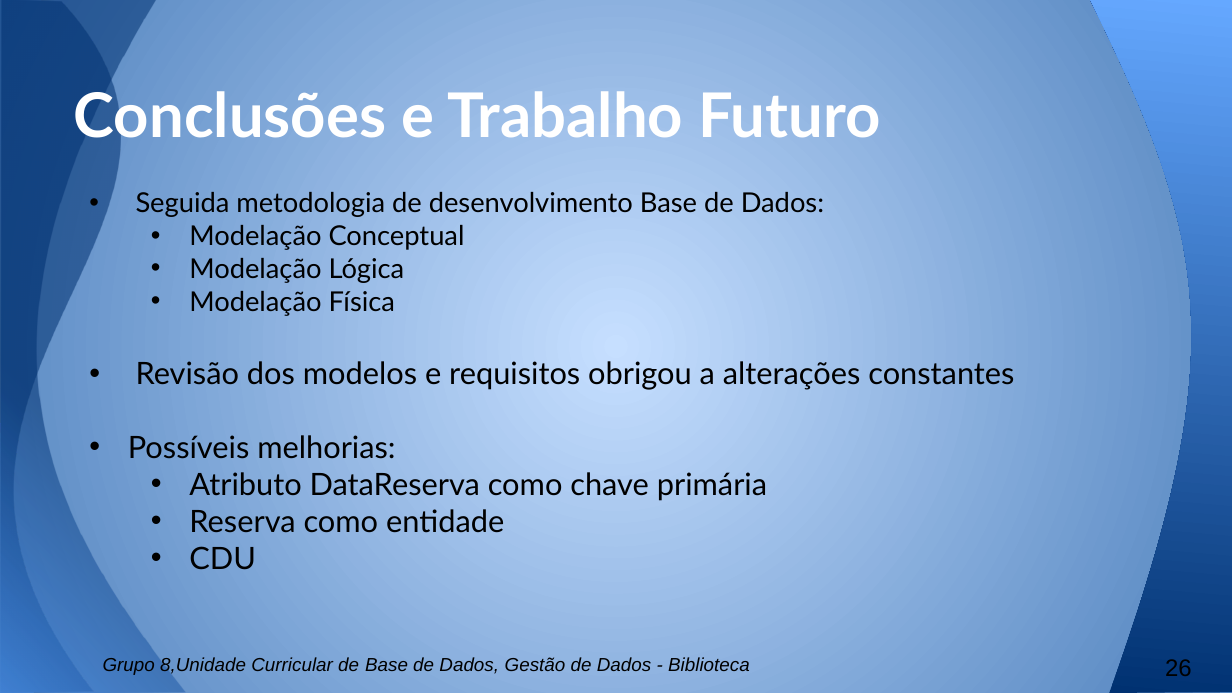
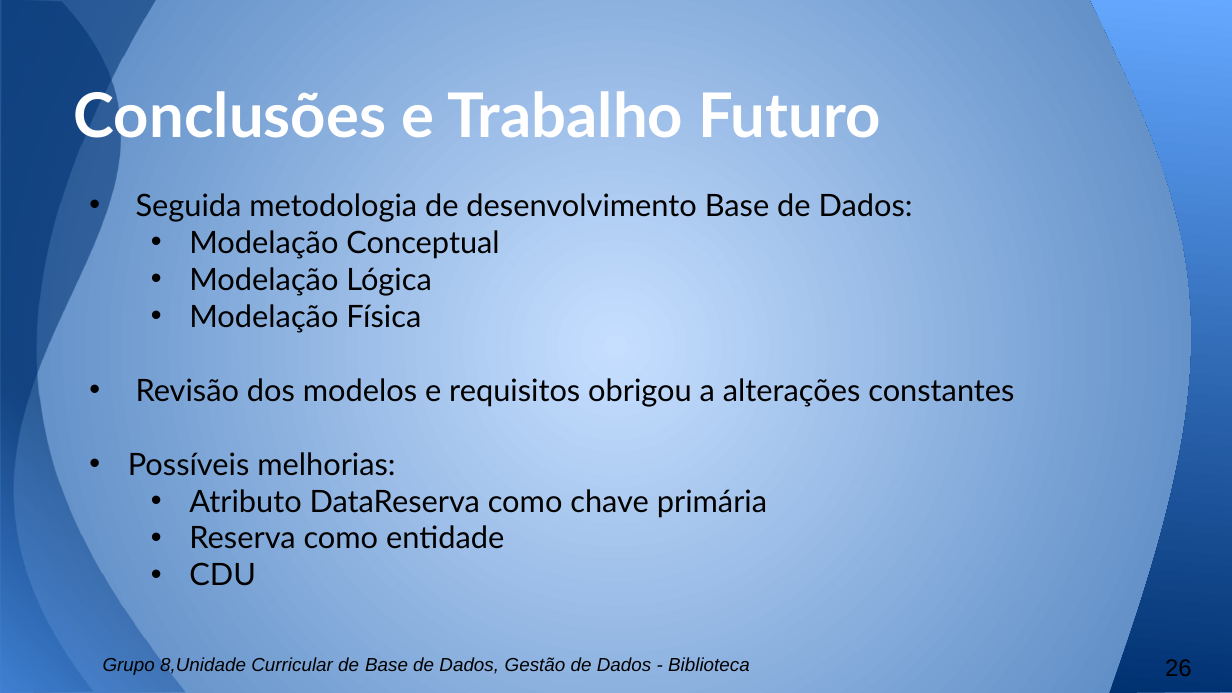
Before and after one commit to b-p3r/BD-1516, a slide deck: slide 26 of Apresentacao/Apresentacao.pptx. Drawn at 1232x693 pixels with LibreOffice and Linux fonts; fonts in the diff are those of the drawing. Boxes give left, top, right and bottom in pixels: in the first picture for what was removed or moved away, otherwise in the second. Text is boxed around its words. In the diff, an @@ line names an element or a change of style, - is before the commit and + after.

```diff
--- a/Apresentacao/Apresentacao.pptx
+++ b/Apresentacao/Apresentacao.pptx
@@ text at [136,193,913,333]: size 16 to 18 pt in "Seguida metodologia de desenvolvimento Base de Dados:", "Modelação Conceptual", "Modelação Lógica", "Modelação Física" @@
```
Also in this commit, not shown: 9 other slides changed.
